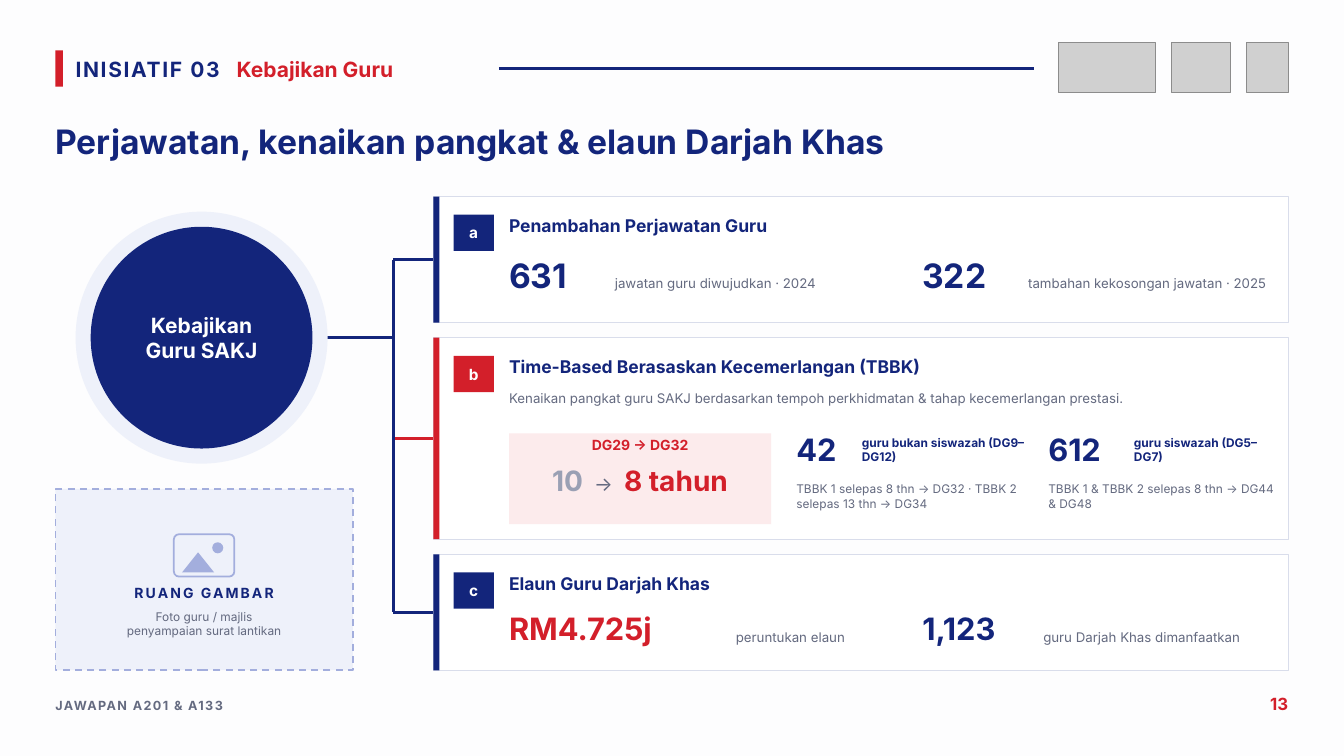
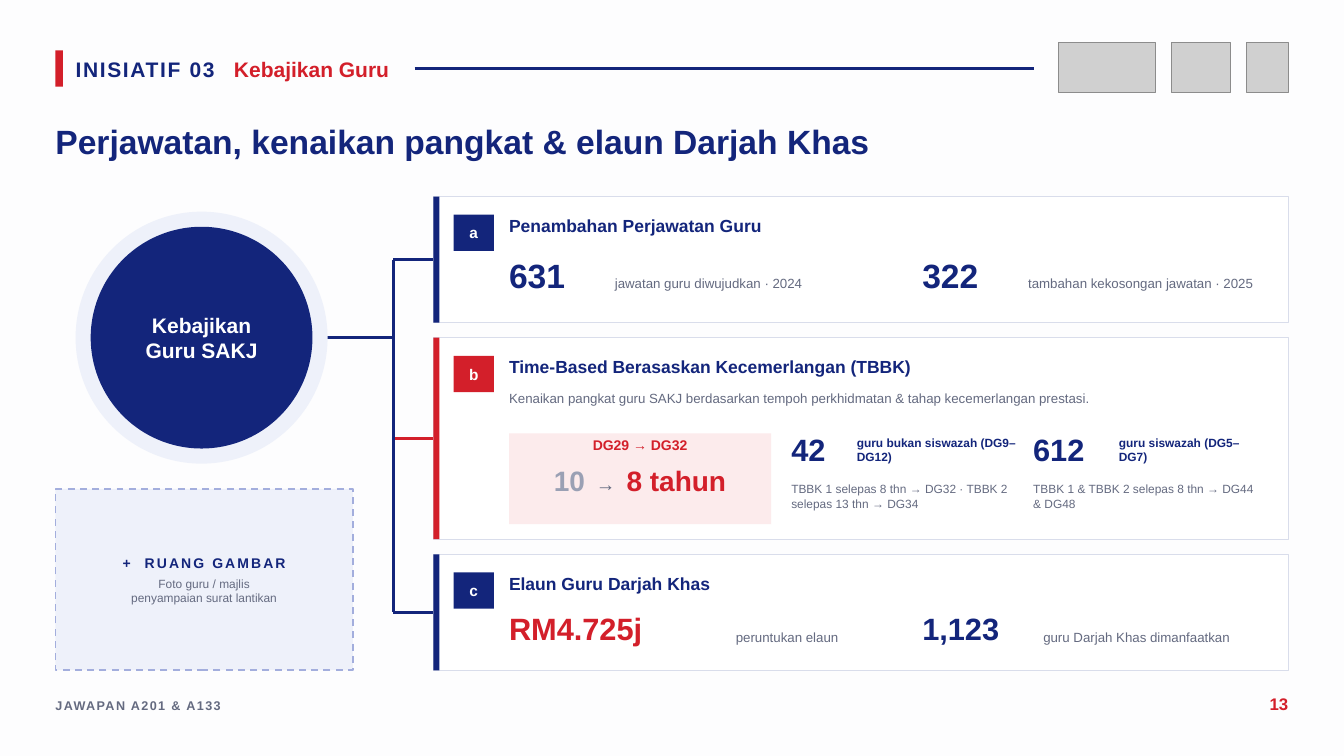
Before and after one commit to nawaljoe/Nawal, a slide deck: slide 13 of infografik-belanjawan-2027/Infografik_Jawapan_A201_A133_Belanjawan2027.pptx. Drawn at 1344x756 pixels with LibreOffice and Linux fonts; fonts in the diff are those of the drawing; grey boxes stand for pictures. Boxes give left, top, right and bottom in pixels: in the first picture for what was removed or moved away, otherwise in the second. Text is boxed around its words. In the diff, an @@ line names an element or a change of style, - is before the commit and + after.

```diff
--- a/infografik-belanjawan-2027/Infografik_Jawapan_A201_A133_Belanjawan2027.pptx
+++ b/infografik-belanjawan-2027/Infografik_Jawapan_A201_A133_Belanjawan2027.pptx
@@ line moved from (499, 69) - (1034, 69) to (414, 69) - (1034, 69) @@
@@ text "612": place and size @@
-text "612" at [1048, 438, 1101, 462]
+text "612" at [1033, 439, 1084, 462]
@@ font Inter to Arial in 25 elements at [76, 61, 389, 81], [55, 129, 869, 161], [146, 317, 257, 359], [509, 219, 762, 236], [509, 264, 565, 289], [615, 278, 803, 291], [922, 264, 978, 289], [1028, 278, 1253, 291], [509, 360, 911, 377], [509, 393, 1089, 406], [593, 440, 687, 450], [554, 470, 726, 492], [509, 577, 710, 594], [509, 617, 642, 646], [736, 632, 838, 645], [922, 618, 999, 645], [1043, 632, 1230, 645], [55, 698, 761, 728], [1270, 698, 1289, 710], [791, 439, 825, 461], [1033, 439, 1084, 462], [791, 484, 1008, 511], [857, 438, 1016, 464], [1033, 484, 1253, 508], [1119, 438, 1239, 464] @@
@@ text "guru siswazah (DG5–DG7)": place and size @@
-text "guru siswazah (DG5–DG7)" at [1134, 437, 1257, 462]
+text "guru siswazah (DG5–DG7)" at [1119, 438, 1239, 464]
@@ rectangle "+ RUANG GAMBAR": place and size @@
-rectangle "+ RUANG GAMBAR" at [127, 612, 282, 638]
+rectangle "+ RUANG GAMBAR" at [55, 489, 353, 670]
@@ rectangle "+ RUANG GAMBAR" at [55, 489, 353, 670]: vertical alignment top to middle; fill none to #EEF1FA; outline none to #A3AEDD 1.25 pt dashed @@
@@ rectangle removed at [55, 489, 353, 670] @@
@@ text "TBBK 1 & TBBK 2 ...": place and size @@
-text "TBBK 1 & TBBK 2 ..." at [1048, 484, 1274, 508]
+text "TBBK 1 & TBBK 2 ..." at [1033, 484, 1253, 508]
@@ rounded rectangle removed at [174, 534, 235, 577] @@
@@ text in rectangle at [145, 558, 285, 568]: paragraph added @@
++ RUANG GAMBAR
@@ triangle removed at [181, 553, 214, 573] @@
@@ ellipse removed at [212, 542, 223, 554] @@
@@ text in rectangle at [131, 579, 277, 605]: font Inter to Arial in "Foto guru / majlis", "penyampaian surat lantikan" @@
@@ text removed at [134, 587, 193, 598] @@
-RUANG GAMBAR
```
Also in this commit, not shown: 17 other slides changed, 5 other files.
